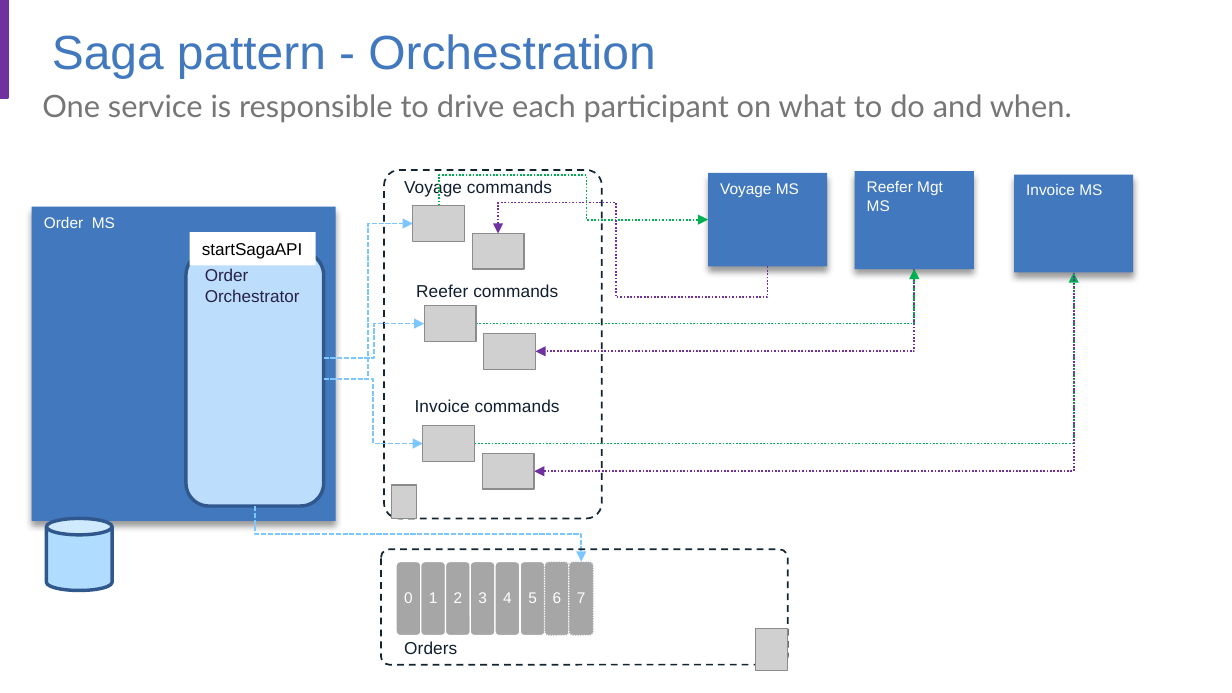
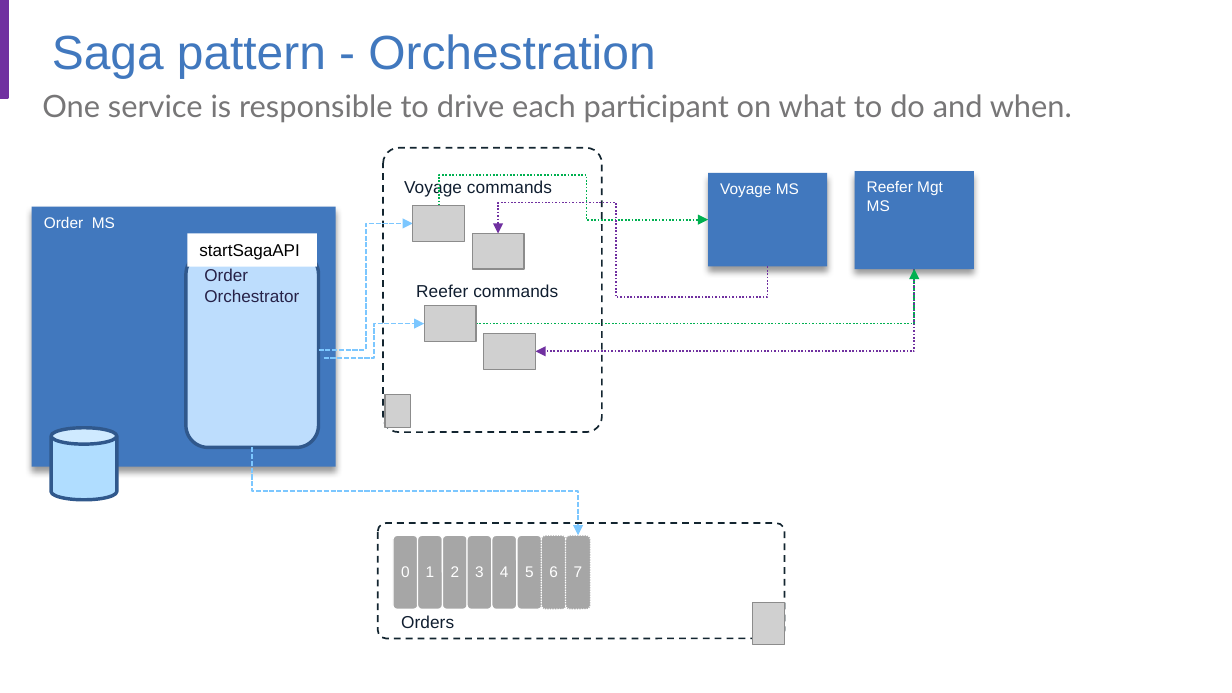
Before and after one commit to ibm-cloud-architecture/eda-kc-gitops, a slide deck: slide 4 of docs/saga-diagrams.pptx. Drawn at 1232x693 pixels with LibreOffice and Linux fonts; fonts in the diff are those of the drawing; grey boxes stand for pictures; background and template pictures are left out. Boxes give left, top, right and bottom in pixels: in the first picture for what was removed or moved away, otherwise in the second. Text is boxed around its words. In the diff, an @@ line names an element or a change of style, - is before the commit and + after.

```diff
--- a/docs/saga-diagrams.pptx
+++ b/docs/saga-diagrams.pptx
@@ rounded rectangle: place and size @@
-rounded rectangle at [384,170,602,519]
+rounded rectangle at [383,148,602,432]
@@ rectangle removed at [1014,175,1133,274] @@
-Invoice MS
@@ rectangle "Order MS": place and size @@
-rectangle "Order MS" at [32,207,336,521]
+rectangle "Order MS" at [32,207,336,467]
@@ elbow arrow moved from (324, 379) - (413, 223) to (319, 350) - (413, 223) @@
@@ rounded rectangle "Order": place and size @@
-rounded rectangle "Order" at [186,253,324,506]
+rounded rectangle "Order" at [186,253,319,448]
@@ elbow arrow removed from (474, 444) to (1074, 272) @@
@@ elbow arrow removed from (1074, 272) to (535, 472) @@
@@ elbow arrow removed from (324, 379) to (423, 444) @@
@@ picture: place and size @@
-picture at [392,485,418,519]
+picture at [384,394,410,428]
@@ text removed at [415,399,560,412] @@
-Invoice commands
@@ cylinder: place and size @@
-cylinder at [47,519,112,591]
+cylinder at [51,428,116,500]
@@ elbow arrow moved from (255, 506) - (582, 562) to (253, 447) - (578, 536) @@
@@ picture removed at [423,426,474,462] @@
@@ picture removed at [482,453,533,489] @@
@@ 9 rounded rectangles, 1 picture, 1 text: place and size @@
-9 rounded rectangles, 1 picture, 1 text at [381,549,788,670]
+9 rounded rectangles, 1 picture, 1 text at [378,524,785,644]
```
Also in this commit, not shown: 6 other files.
